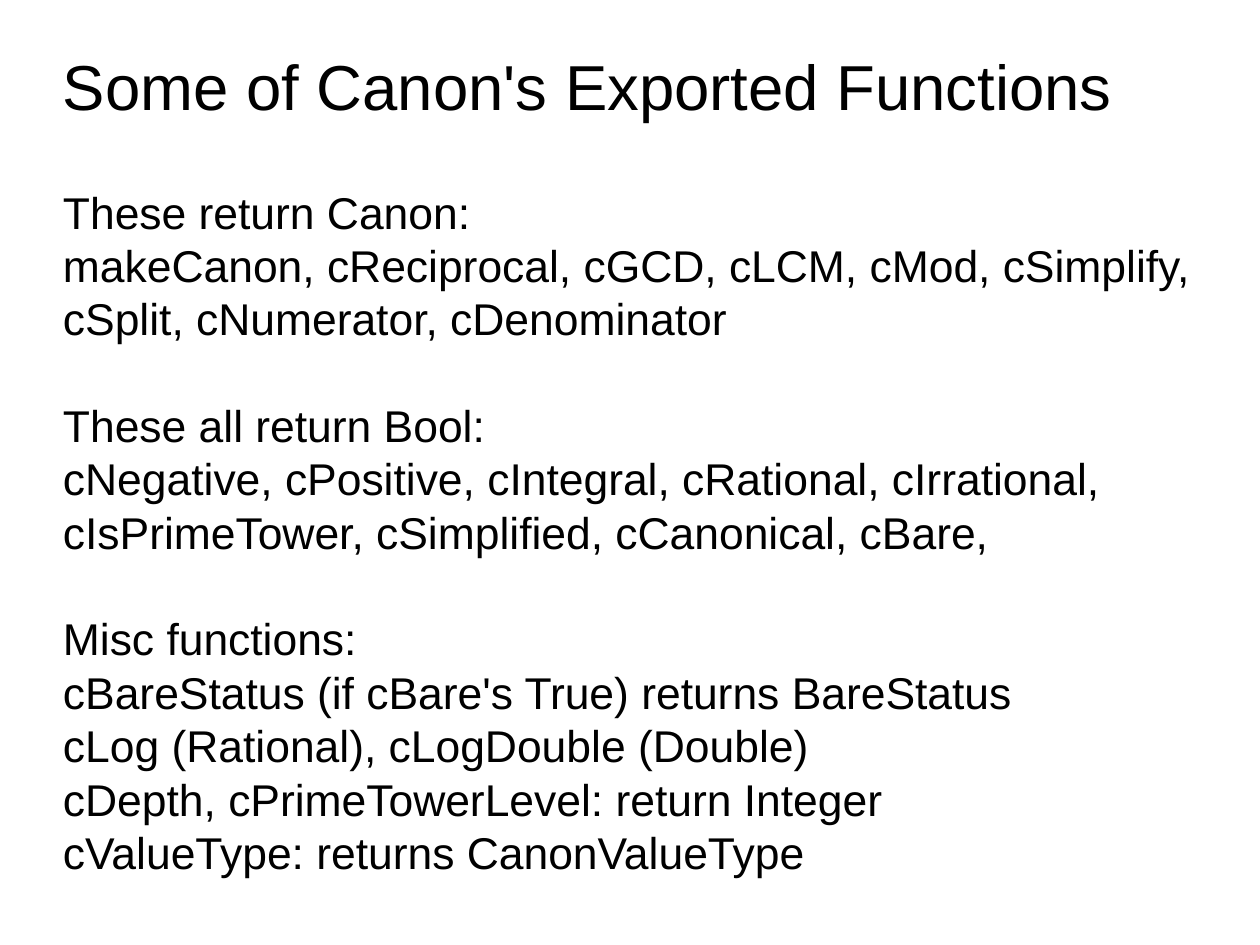
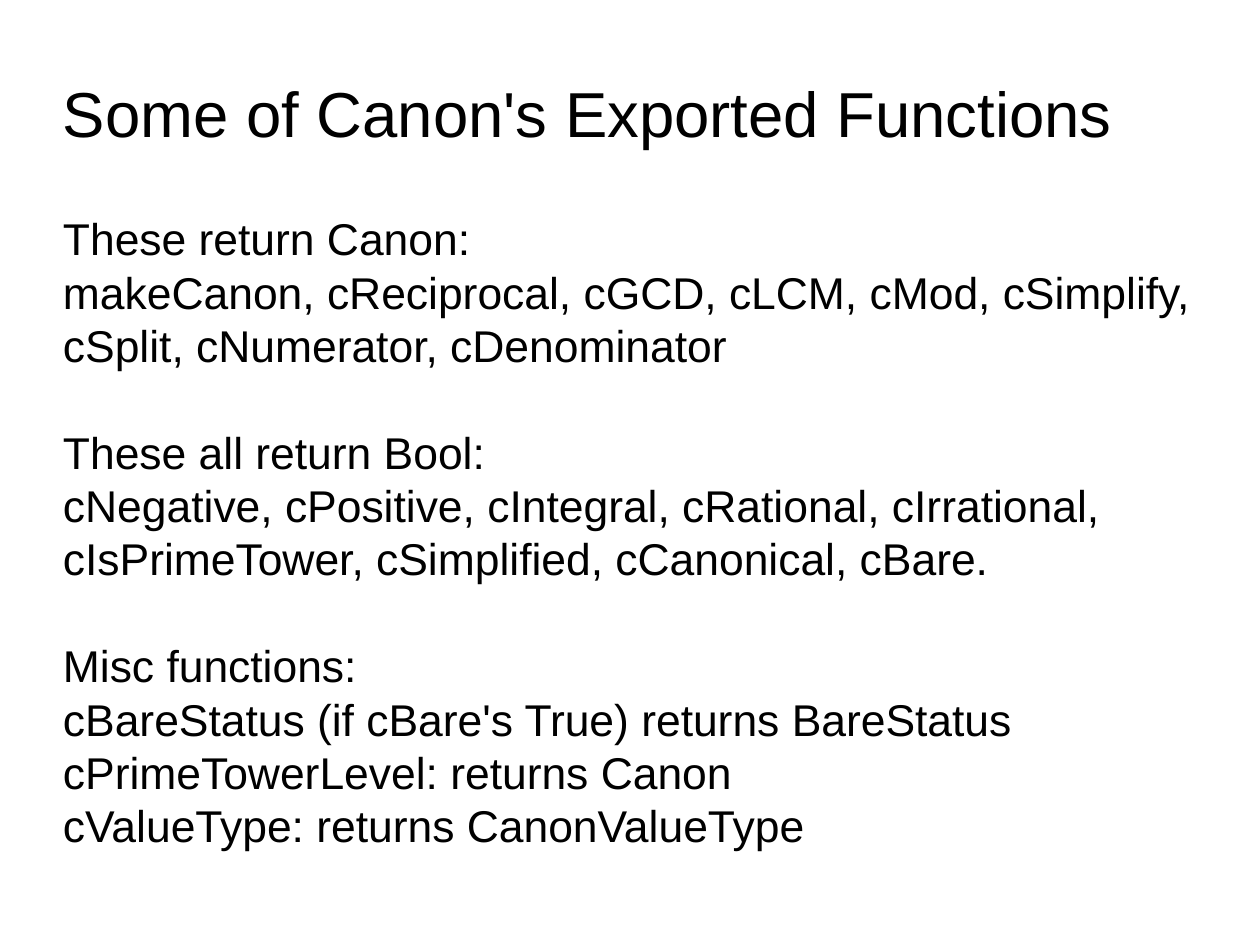
Before and after one commit to grandpascorpion/canon, a slide deck: slide 26 of goBigOrGoHome.odp (slide 25 before the commit). Drawn at 1260x945 pixels with LibreOffice and Linux fonts; fonts in the diff are those of the drawing. Boxes give left, top, right and bottom in pixels: in the first picture for what was removed or moved away, otherwise in the second. Text is boxed around its words. In the diff, an @@ line names an element or a change of style, - is before the commit and + after.

```diff
--- a/goBigOrGoHome.odp
+++ b/goBigOrGoHome.odp
@@ subtitle at [63,489,1099,585]: text changed @@
-cNegative, cPositive, cIntegral, cRational, cIrrational, cIsPrimeTower, cSimplified, cCanonical, cBare,
+cNegative, cPositive, cIntegral, cRational, cIrrational, cIsPrimeTower, cSimplified, cCanonical, cBare.
@@ subtitle at [63,756,732,790]: text changed @@
-cLog (Rational), cLogDouble (Double)
-cDepth, cPrimeTowerLevel: return Integer
+cPrimeTowerLevel: returns Canon
```
Also in this commit, not shown: 15 other slides changed, 33 slides added, 4 slides removed, 12 other files.
